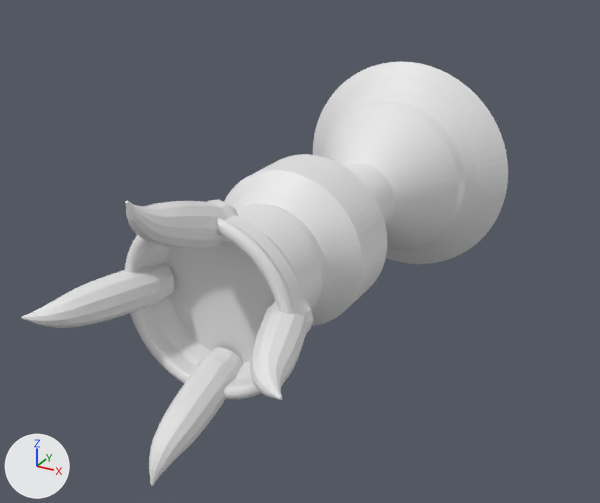
A saved change to the OBJ model landstalker/data/proxies/brazier_58.obj.
Both versions are drawn from a 50 mm camera at (818.8, -83.0, 271.6) aimed at (788.4, -27.8, 244.1). The lights are fixed; the arrows at lower left show +X, +Y and +Z. The first picture is the older version. Where no turn or scale is listed for an object, it has been applied to the vertices.

The older version as bpy lines, for what is in view:
```python
me_brazier_58 = bpy.data.meshes.new('brazier_58')
me_brazier_58.from_pydata(...)  # 3258 vertices, 3360 faces; spans x 783.8..802.2, y -53.7..-16.0, z 239.8..258.2
ob_brazier_58 = bpy.data.objects.new('brazier_58', me_brazier_58)
ob_brazier_58.location = (0.0, 0.0, 0.0)
```
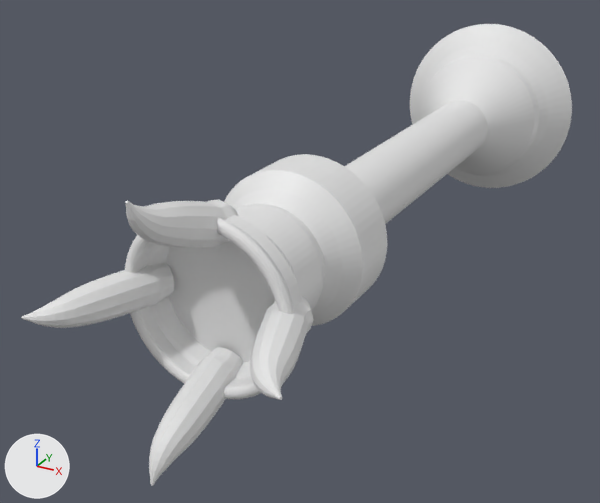
The newer file is also turned or shifted as a whole; pictures and numbers use the older file's frame.

Changed parts and their boxes (x1, y1, x2, y2) in the pictures (600 x 503 px; the box of a moved part takes in the faces that stretch with it):
'brazier_58', reshaped (13% wider, 9% taller)
    before: (22, 61, 508, 485)
    after: (22, 24, 572, 485)
part 1 of me_brazier_58, moved or reshaped
    before: (313, 61, 508, 264)
    after: (344, 24, 572, 224)

The edits, one by one:
me_brazier_58 is used by ob_brazier_58; location (0.0, 0.0, 0.0).
me_brazier_58 had 3258 vertices, 3360 faces and spanned x 783.8..802.2, y -53.7..-16.0, z 239.8..258.2.
me_brazier_58 now has 3258 vertices, 3360 faces and spans x 783.8..802.2, y -53.7..8.0, z 239.8..258.2.
me_brazier_58 part 1: all 705 vertices in x 783.8..802.2, y -26.0..-16.0, z 239.8..258.2 are moved by (0.0, 24.0, 0.0).
